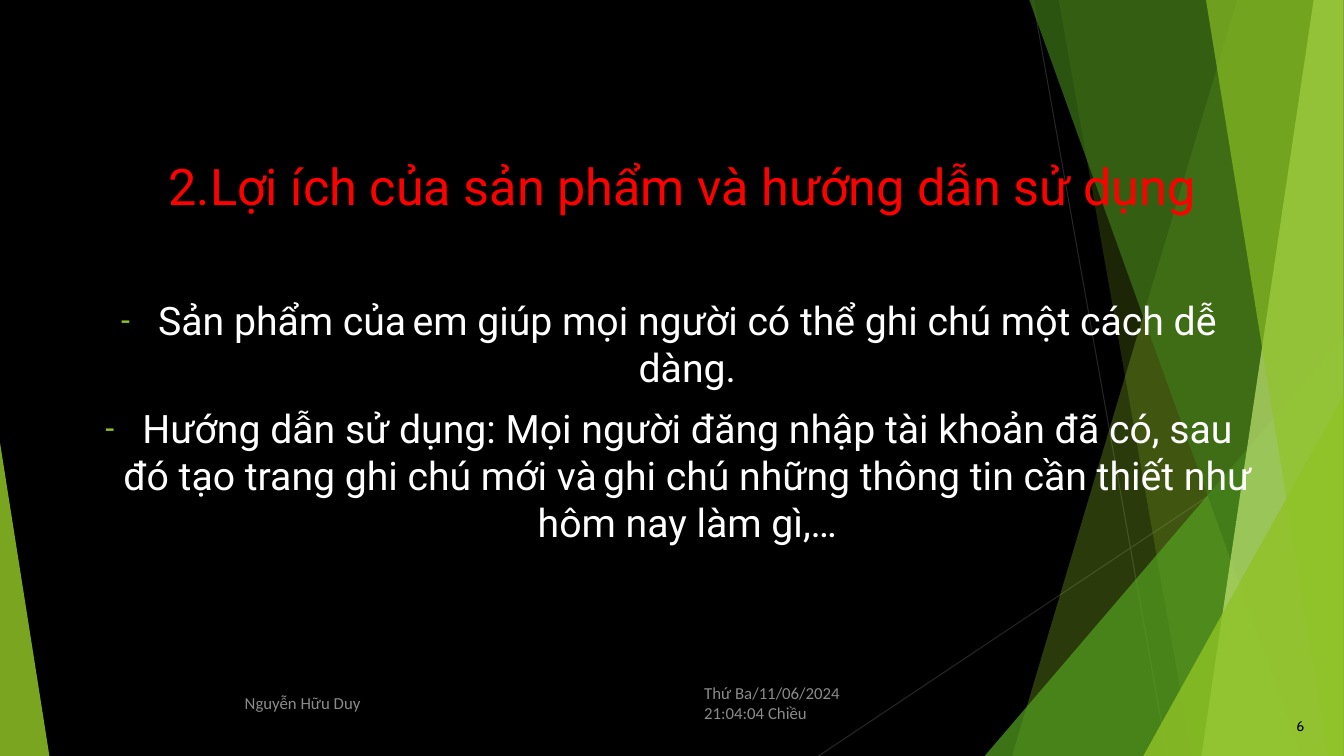
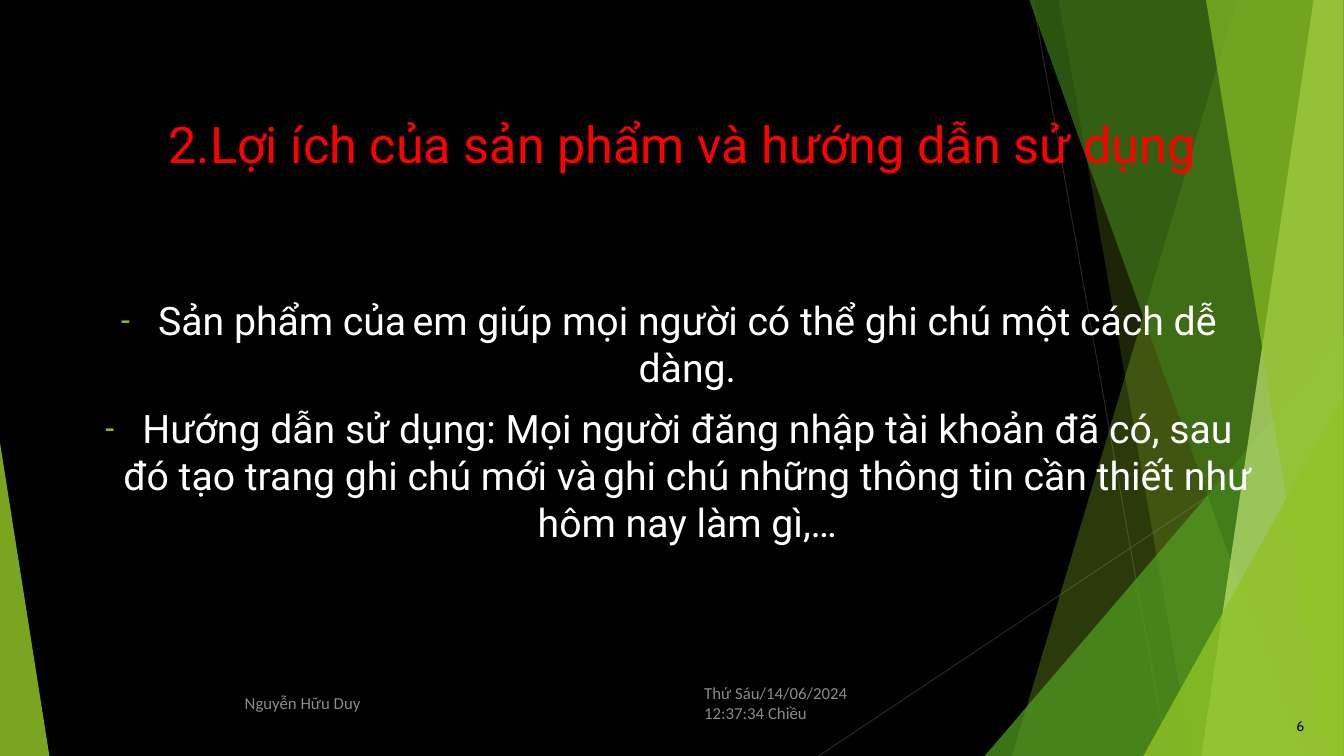
Before and after one commit to GreenSystemDuy08/TL-C4K-PTI01, a slide deck: slide 6 of PTI/SPCK/Thuyết trình.pptx. Drawn at 1344x756 pixels with LibreOffice and Linux fonts; fonts in the diff are those of the drawing. Boxes give left, top, right and bottom in pixels: in the first picture for what was removed or moved away, otherwise in the second. Text is boxed around its words. In the diff, an @@ line names an element or a change of style, - is before the commit and + after.

```diff
--- a/PTI/SPCK/Thuyết trình.pptx
+++ b/PTI/SPCK/Thuyết trình.pptx
@@ title "2.Lợi ích của sản phẩm ...": place and size @@
-title "2.Lợi ích của sản phẩm ..." at (169,159,1195,217)
+title "2.Lợi ích của sản phẩm ..." at (169,120,1195,175)
@@ text at (704,687,847,719): text changed @@
-Thứ Ba/11/06/2024 21:04:04 Chiều
+Thứ Sáu/14/06/2024 12:37:34 Chiều
```
Also in this commit, not shown: 10 other slides changed, 4 other files.
